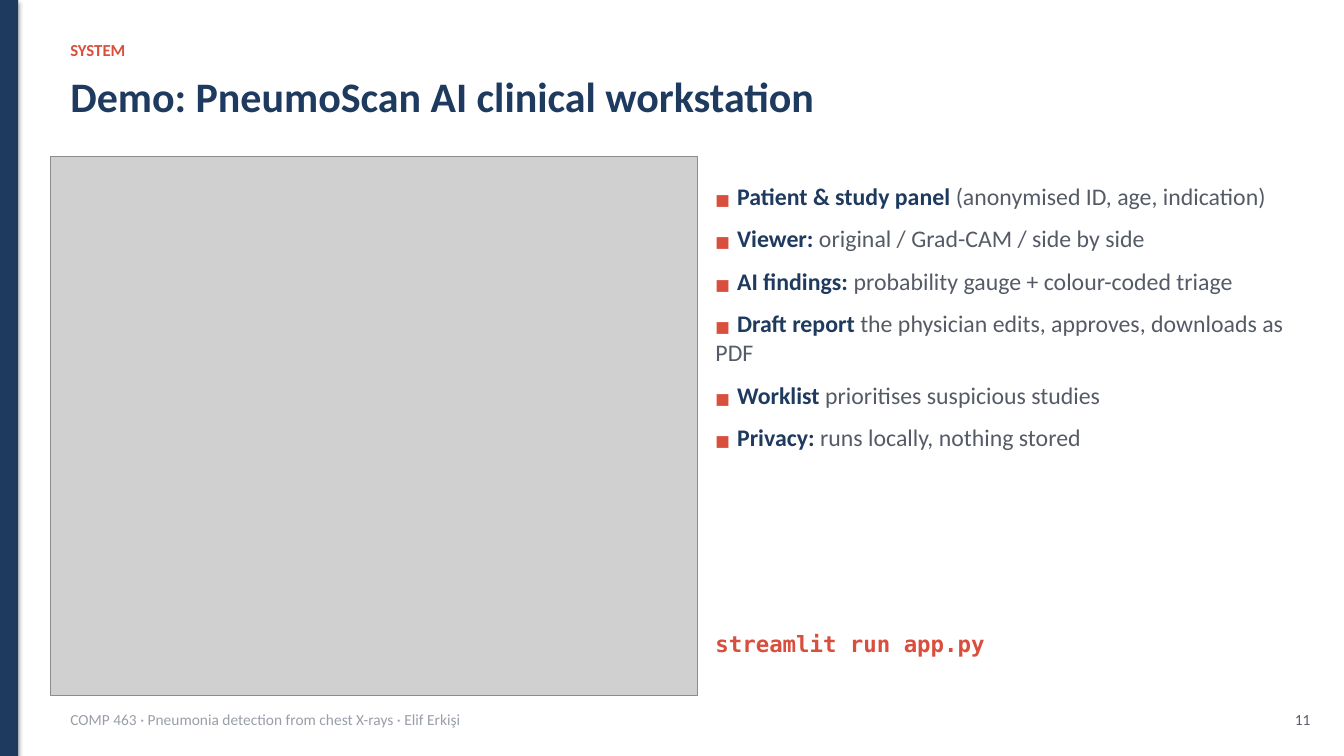
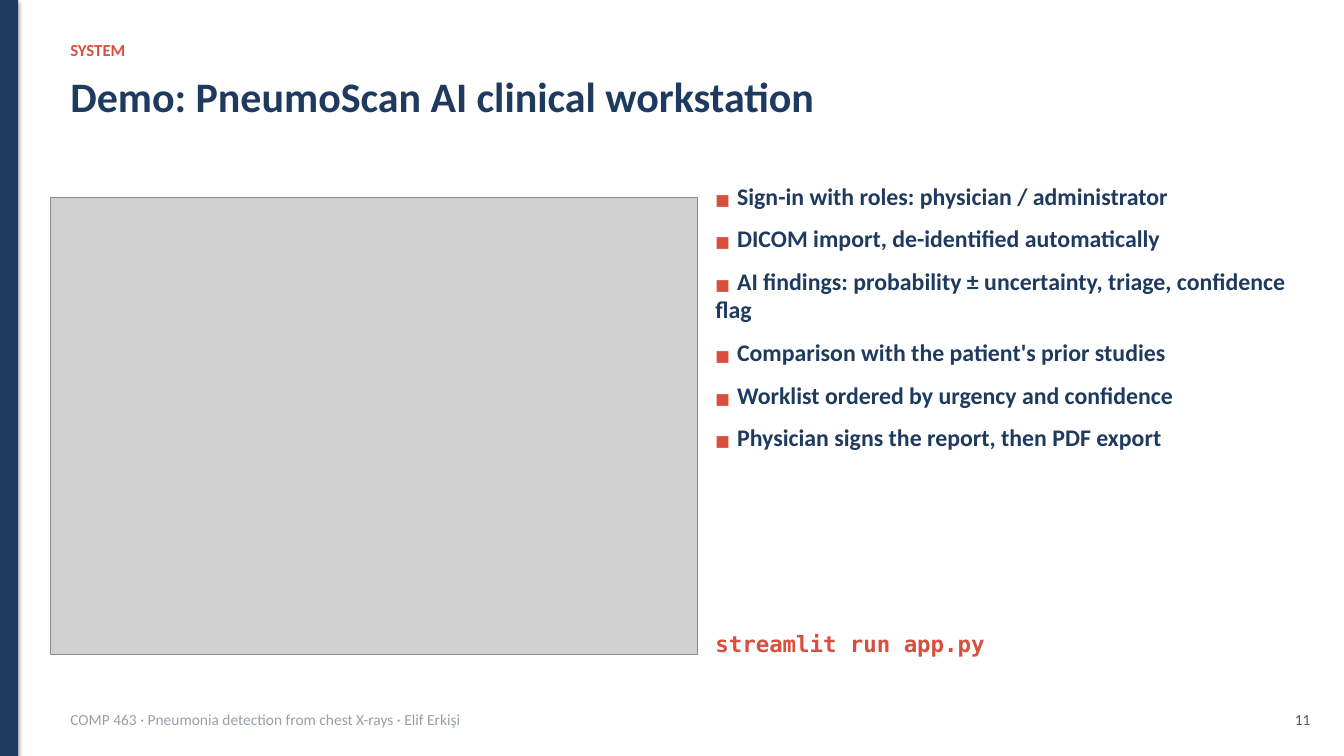
Before and after one commit to erkisiel/pneumoscan-ai, a slide deck: slide 11 of docs/Presentation.pptx. Drawn at 1344x756 pixels with LibreOffice and Linux fonts; fonts in the diff are those of the drawing; grey boxes stand for pictures. Boxes give left, top, right and bottom in pixels: in the first picture for what was removed or moved away, otherwise in the second. Text is boxed around its words. In the diff, an @@ line names an element or a change of style, - is before the commit and + after.

```diff
--- a/docs/Presentation.pptx
+++ b/docs/Presentation.pptx
@@ picture: place and size @@
-picture at [50,156,698,696]
+picture at [50,198,698,654]
@@ text at [715,188,1285,450]: text changed; text colour #555B66 to #1F3A5F; bold on @@
-■ Patient & study panel (anonymised ID, age, indication)
-■ Viewer: original / Grad-CAM / side by side
-■ AI findings: probability gauge + colour-coded triage
-■ Draft report the physician edits, approves, downloads as PDF
-■ Worklist prioritises suspicious studies
-■ Privacy: runs locally, nothing stored
+■ Sign-in with roles: physician / administrator
+■ DICOM import, de-identified automatically
+■ AI findings: probability ± uncertainty, triage, confidence flag
+■ Comparison with the patient's prior studies
+■ Worklist ordered by urgency and confidence
+■ Physician signs the report, then PDF export
```
Also in this commit, not shown: 2 other slides changed, 2 slides added, 24 other files.
